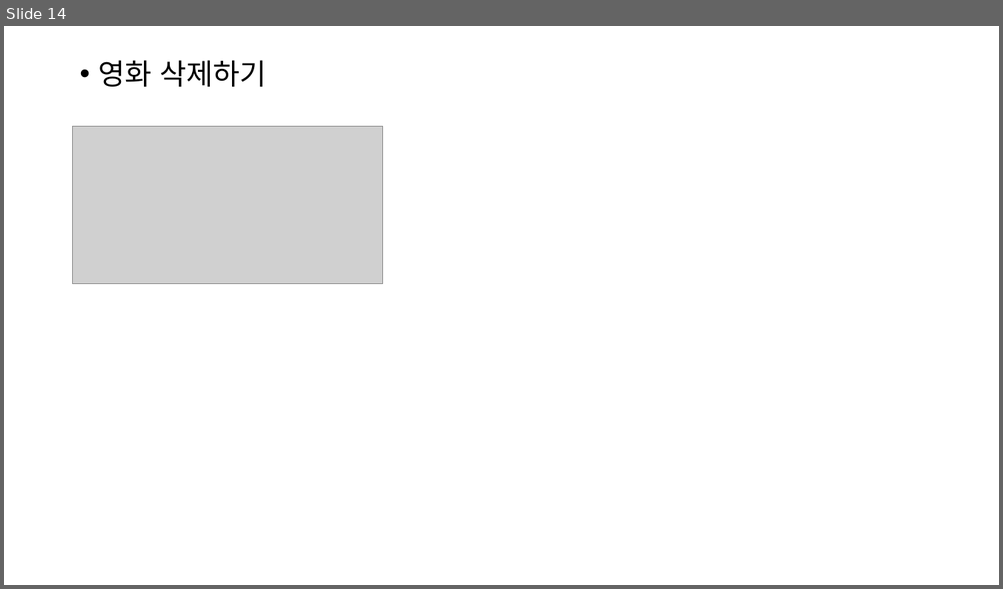
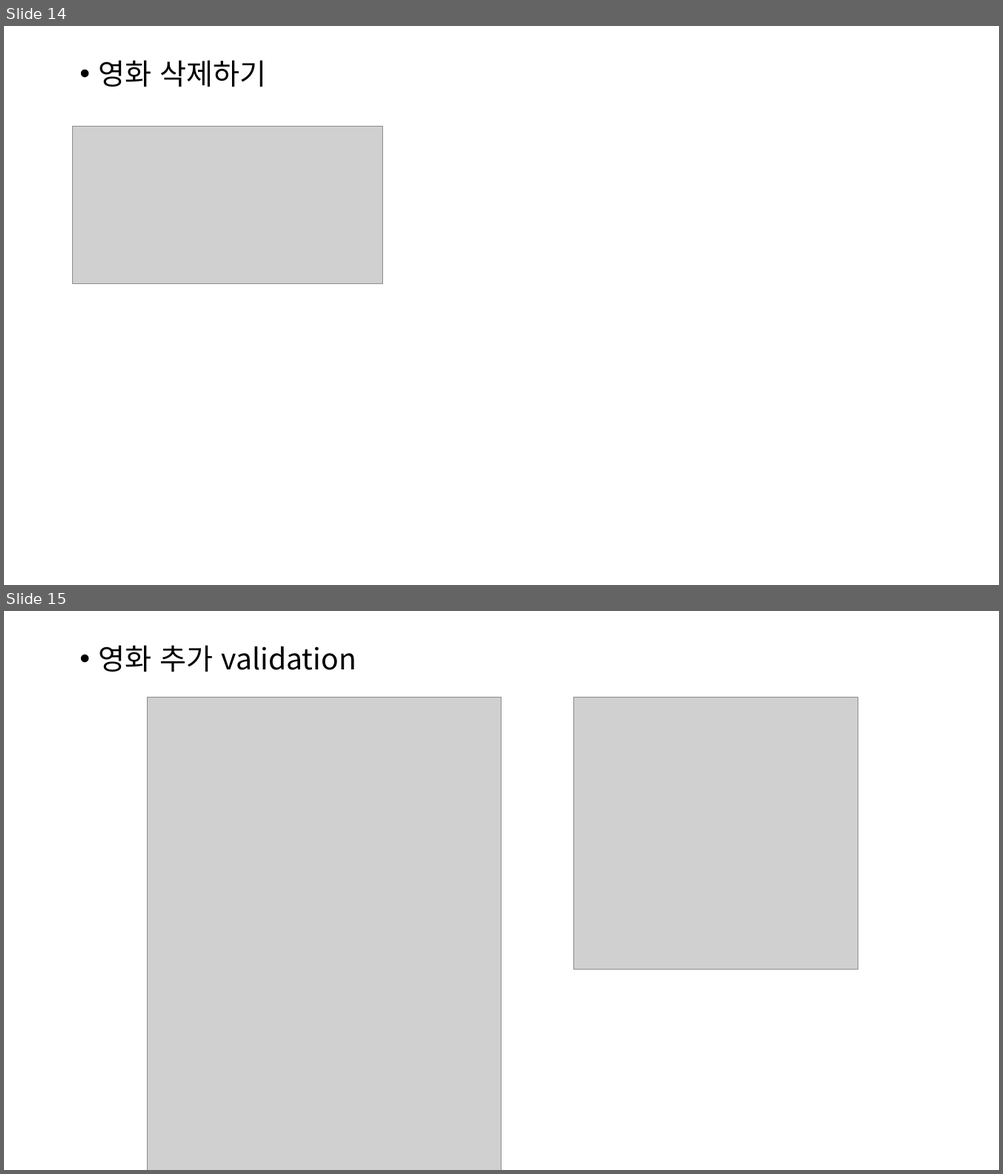
Before and after one commit to cscim918/react-basic, a slide deck: 리액트 공부.pptx. Shown one above the other, each under a label of ours: slide 14 before the commit, slides 14 and 15 after it. The pictures are 1003x589 and 1003x1174 pixels, drawn with LibreOffice and Linux fonts; fonts in the diff are those of the drawing; grey boxes stand for pictures. Boxes give left, top, right and bottom in pixels: in the first picture for what was removed or moved away, otherwise in the second. Text is boxed around its words. In the diff, an @@ line names an element or a change of style, - is before the commit and + after.

```diff
--- a/리액트 공부.pptx
+++ b/리액트 공부.pptx
@@ slide 15 added at (x1=4, y1=611, x2=999, y2=1170), background #FFFFFF @@
@@ text added at (x1=99, y1=645, x2=356, y2=672), 28 pt, text #000000 @@
+• 영화 추가 validation
@@ picture added at (x1=148, y1=697, x2=502, y2=1170) @@
@@ picture added at (x1=574, y1=697, x2=858, y2=970) @@
```
Also in this commit, not shown: 6 other slides added, 3 slides removed, 9 other files.
